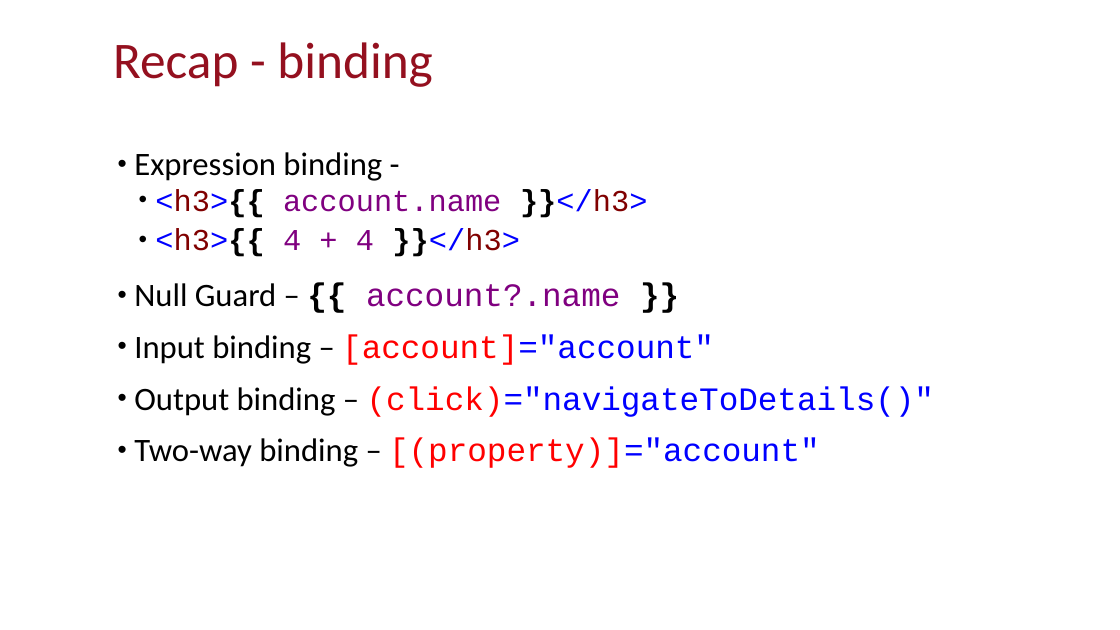
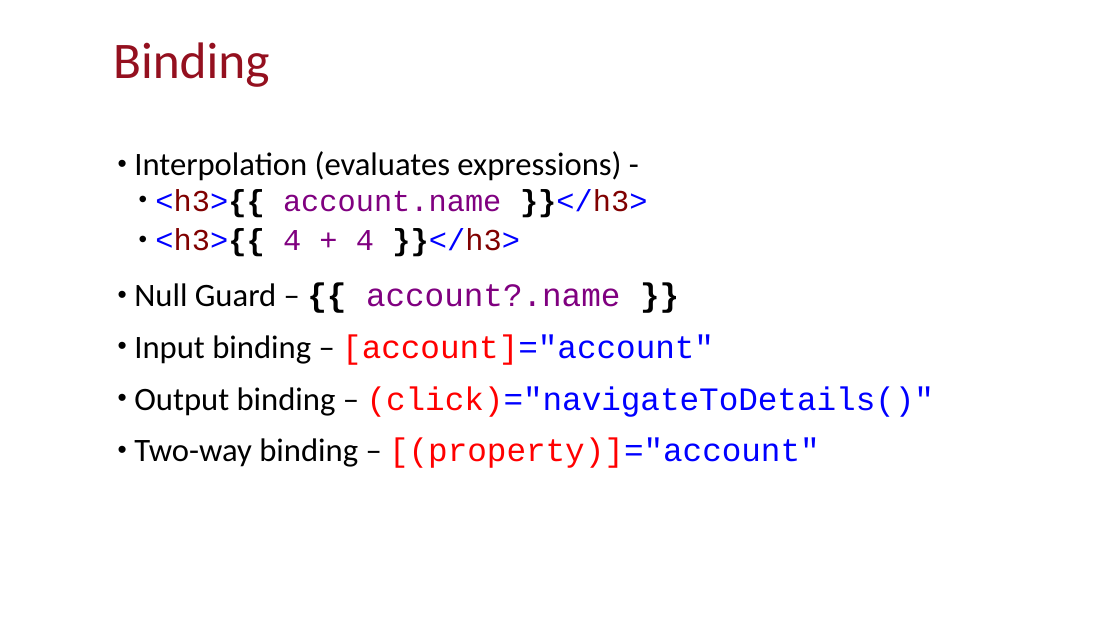
Before and after one commit to CRANK211/vs17-ng2-dnc, a slide deck: slide 34 of Using VS 2017 to build Angular 2.x web apps V2.pptx (slide 35 before the commit). Drawn at 1120x630 pixels with LibreOffice and Linux fonts; fonts in the diff are those of the drawing. Boxes give left, top, right and bottom in pixels: in the first picture for what was removed or moved away, otherwise in the second. Text is boxed around its words. In the diff, an @@ line names an element or a change of style, - is before the commit and + after.

```diff
--- a/Using VS 2017 to build Angular 2.x web apps V2.pptx
+++ b/Using VS 2017 to build Angular 2.x web apps V2.pptx
@@ title at <box>113,42,269,87</box>: text changed @@
-Recap - binding
+Binding
@@ text at <box>134,151,621,181</box>: text changed @@
-• Expression binding -
+• Interpolation (evaluates expressions) -
```
Also in this commit, not shown: 33 other slides changed, 3 slides added, 3 slides removed, 20 other files.
